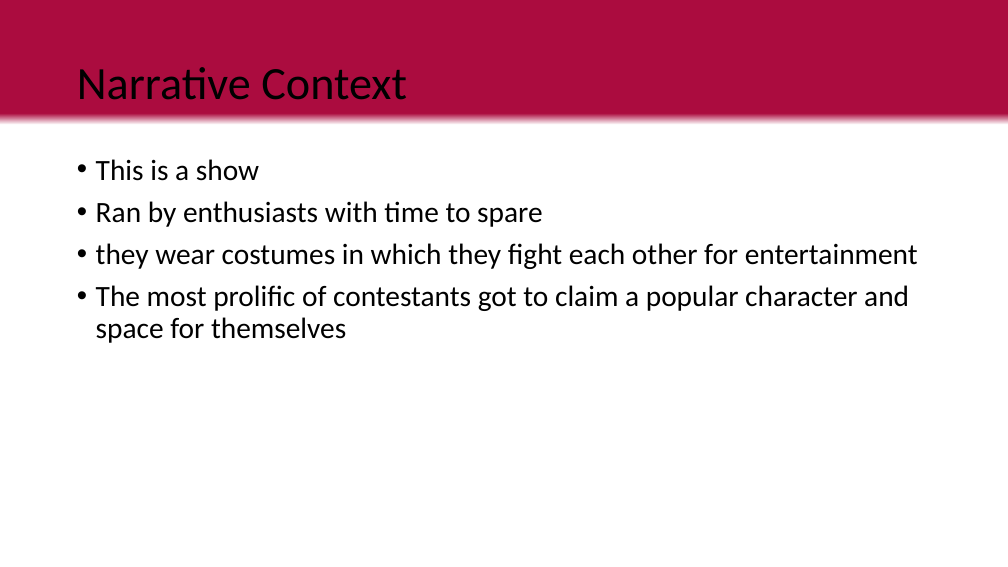
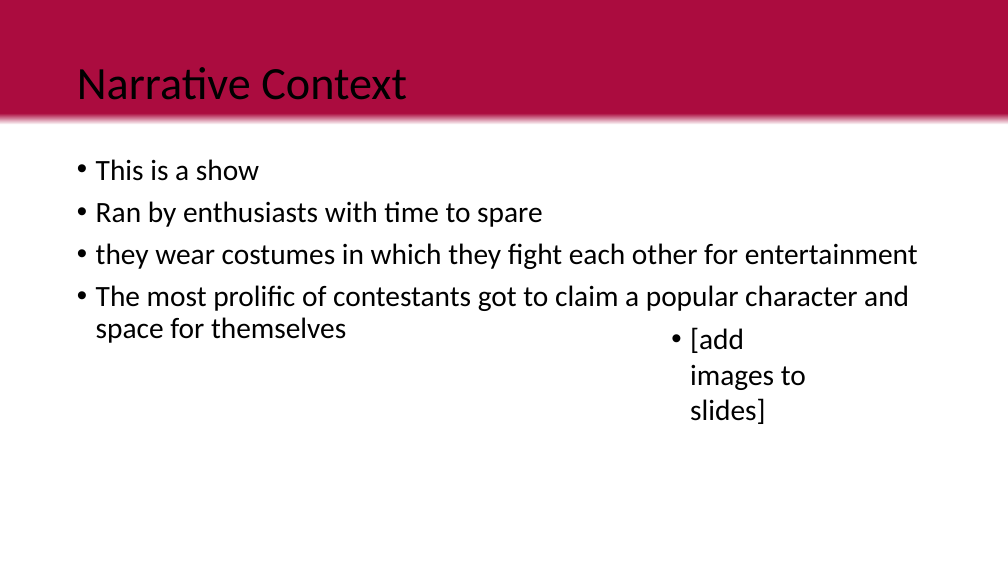
Before and after one commit to LuxRegem/Project_Clash-of-Cosplayers, a slide deck: slide 9 of Shared Documentation/Luke's Documents/Clash of Cos Team Pitch.pptx (slide 8 before the commit). Drawn at 1008x567 pixels with LibreOffice and Linux fonts; fonts in the diff are those of the drawing. Boxes give left, top, right and bottom in pixels: in the first picture for what was removed or moved away, otherwise in the second. Text is boxed around its words. In the diff, an @@ line names an element or a change of style, - is before the commit and + after.

```diff
--- a/Shared Documentation/Luke's Documents/Clash of Cos Team Pitch.pptx
+++ b/Shared Documentation/Luke's Documents/Clash of Cos Team Pitch.pptx
@@ text added at (x1=690, y1=327, x2=806, y2=424), 28 pt, text #000000 @@
+• [add images to slides]
```
Also in this commit, not shown: 4 other slides changed, 1 slide added.
